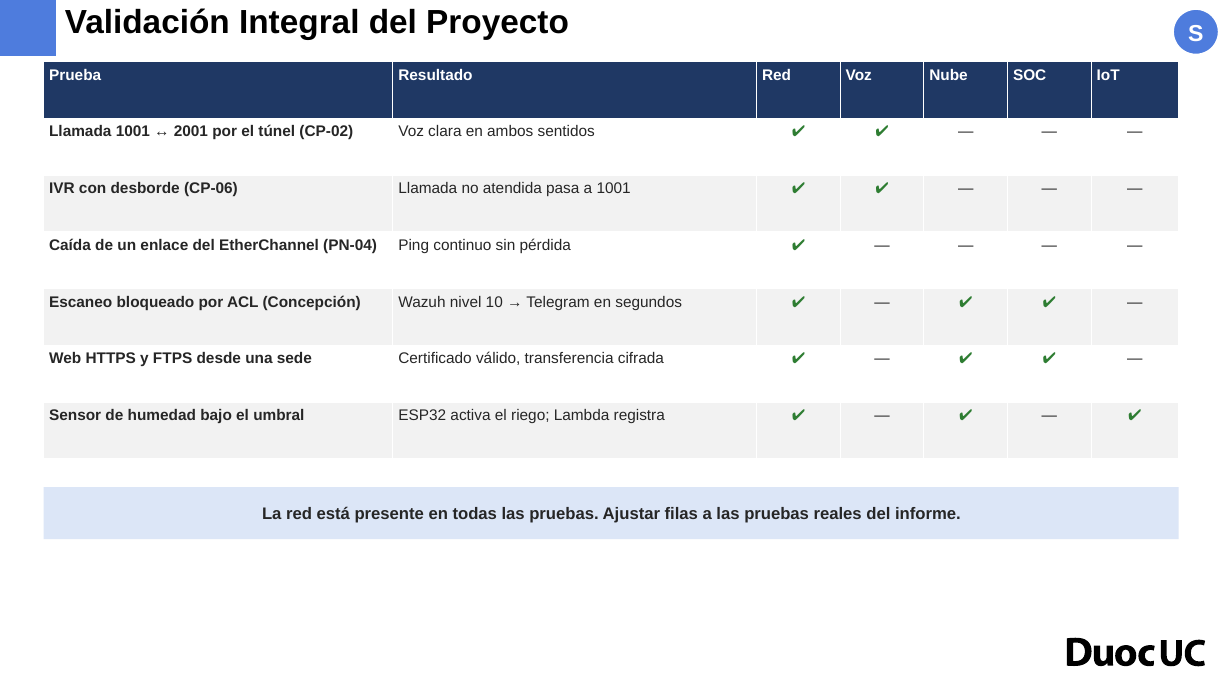
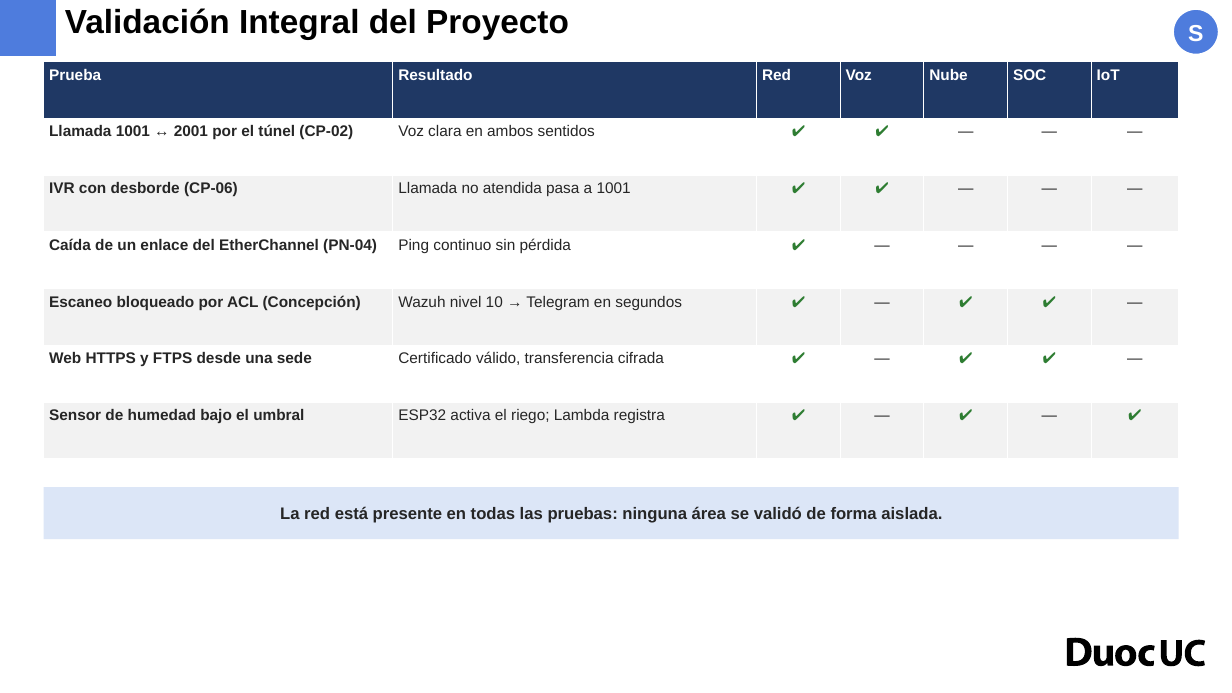
Before and after one commit to erickfranciscobasulto-bit/Proyecto-de-titulo, a slide deck: slide 23 of entrega/Presentacion_Final_Agroprodel_Definitiva_v2.pptx. Drawn at 1232x693 pixels with LibreOffice and Linux fonts; fonts in the diff are those of the drawing; background and template pictures are left out. Boxes give left, top, right and bottom in pixels: in the first picture for what was removed or moved away, otherwise in the second. Text is boxed around its words. In the diff, an @@ line names an element or a change of style, - is before the commit and + after.

```diff
--- a/entrega/Presentacion_Final_Agroprodel_Definitiva_v2.pptx
+++ b/entrega/Presentacion_Final_Agroprodel_Definitiva_v2.pptx
@@ text in rectangle at bbox=[280, 506, 942, 523]: text changed @@
-La red está presente en todas las pruebas. Ajustar filas a las pruebas reales del informe.
+La red está presente en todas las pruebas: ninguna área se validó de forma aislada.
```
